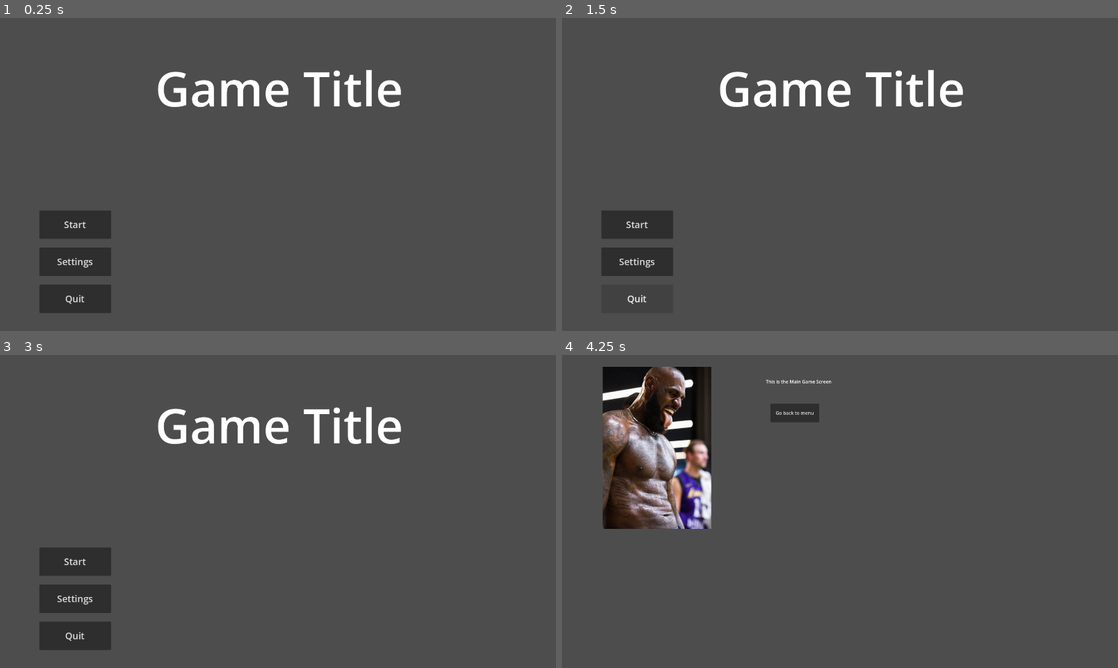
Above: before the commit, frames 1-4 (two rows, left to right).
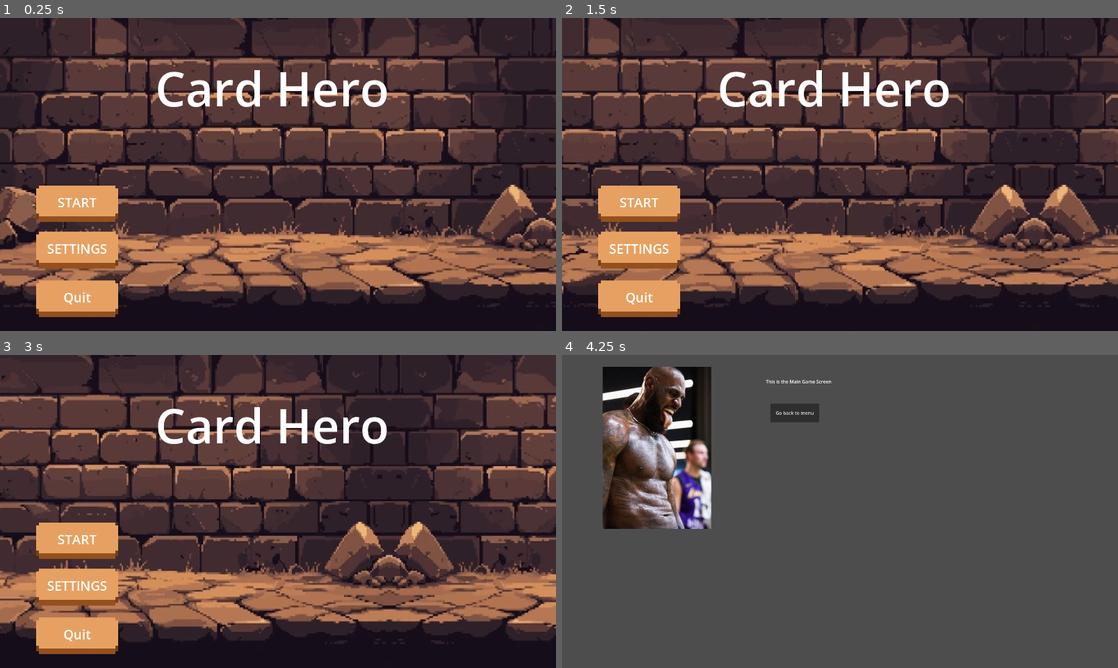
Above: after the commit, the same moments.

Repository: Rob-Cunanan/Game-Dev-Proj
Game: Godot game, scene res://Scenes/MainMenu.tscn
The game is run twice, just before and just after one commit, with the same random seed, the same clock (stepped at 60 frames per second) and the same inputs.
Inputs:
- Up to frame 1 (0.25 s): no input
- Up to frame 2 (1.5 s): click "Settings" (after the commit: "SETTINGS") at 0.5 s; click "Go back to menu" (after the commit: "BACK") at 1.25 s
- Up to frame 3 (3 s): click "Start" (after the commit: "START") at 2 s; click "Go back to menu" at 2.75 s
- Up to frame 4 (4.25 s): click "Start" (after the commit: "START") at 3.5 s

The runs differ from the first frame. In frame 1, 84% of the frame differs, in the area x 0-100%, y 0-100%; in frame 2, 84%; in frame 3, 84%; in frame 4, nothing differs.

Commit message:
MainMenu
Reworked Main Menu

Diff:
--- a/GameDevProject/Assets/Cards/Backgrounds/bg_uncommon.tres
+++ b/GameDevProject/Assets/Cards/Backgrounds/bg_uncommon.tres
@@ -1,7 +1,7 @@
 [gd_resource type="AtlasTexture" format=3 uid="uid://ch4x2f6t2wgdk"]
 
-[ext_resource type="Texture2D" uid="uid://cqm8y8ibc22kq" path="res://Assets/Cards/Backgrounds/pixelCardAssest_V01.png" id="1_xdhsq"]
+[ext_resource type="Texture2D" uid="uid://wh2rre1f1cv1" path="res://Assets/Cards/Backgrounds/pixelCardAssest_V01.png" id="1_xdhsq"]
 
 [resource]
 atlas = ExtResource("1_xdhsq")
-region = Rect2(366, 4, 100, 128)
+region = Rect2(372.64502, 11.695639, 88.21228, 114.930466)
--- a/GameDevProject/Scenes/MainMenu.tscn
+++ b/GameDevProject/Scenes/MainMenu.tscn
@@ -1,9 +1,26 @@
 [gd_scene format=3 uid="uid://4pqund3nukl7"]
 
 [ext_resource type="Script" uid="uid://lekjychlp37n" path="res://Scenes/main_menu.gd" id="1_tt5f1"]
+[ext_resource type="Texture2D" uid="uid://bu656nuvlelpo" path="res://Assets/ButtonUI/32x16 buttons blank Style 1/Orange (1).png" id="2_8saeu"]
+[ext_resource type="Shader" uid="uid://c6mnx6hc26tsx" path="res://Scenes/Scroll.gdshader" id="2_8um5k"]
+[ext_resource type="Texture2D" uid="uid://dko7p7jtni07a" path="res://Assets/bg/parallaxbg.png" id="3_8um5k"]
+[ext_resource type="Texture2D" uid="uid://dq74ehyorwrsp" path="res://Assets/ButtonUI/32x16 buttons blank Style 1/Orange (2).png" id="3_ghw46"]
+
+[sub_resource type="ShaderMaterial" id="ShaderMaterial_xim88"]
+shader = ExtResource("2_8um5k")
 
 [node name="MainMenu" type="Node2D" unique_id=604070256]
 script = ExtResource("1_tt5f1")
+
+[node name="TextureRect" type="TextureRect" parent="." unique_id=1436316270]
+show_behind_parent = true
+texture_filter = 1
+texture_repeat = 3
+material = SubResource("ShaderMaterial_xim88")
+offset_right = 1920.0
+offset_bottom = 1080.0
+texture = ExtResource("3_8um5k")
+expand_mode = 2
 
 [node name="Buttons" type="Control" parent="." unique_id=1003949432]
 layout_mode = 3
@@ -11,32 +28,71 @@
 offset_right = 40.0
 offset_bottom = 40.0
 
-[node name="Start" type="Button" parent="Buttons" unique_id=1292623660]
+[node name="Start" type="TextureButton" parent="Buttons" unique_id=1762972317]
+texture_filter = 1
 layout_mode = 0
-offset_left = 136.0
-offset_top = 664.0
-offset_right = 383.78
-offset_bottom = 762.125
-theme_override_font_sizes/font_size = 32
-text = "Start"
+offset_left = 104.0
+offset_top = 568.0
+offset_right = 429.0
+offset_bottom = 724.0
+texture_normal = ExtResource("2_8saeu")
+texture_pressed = ExtResource("3_ghw46")
+stretch_mode = 0
 
-[node name="Settings" type="Button" parent="Buttons" unique_id=909597436]
+[node name="Label" type="Label" parent="Buttons/Start" unique_id=752854410]
 layout_mode = 0
-offset_left = 136.0
-offset_top = 792.0
-offset_right = 383.78
-offset_bottom = 890.125
-theme_override_font_sizes/font_size = 32
-text = "Settings"
+offset_left = 18.0
+offset_top = 7.0
+offset_right = 307.0
+offset_bottom = 129.0
+theme_override_font_sizes/font_size = 45
+text = "START"
+horizontal_alignment = 1
+vertical_alignment = 1
 
-[node name="Quit" type="Button" parent="Buttons" unique_id=1495006134]
+[node name="Settings" type="TextureButton" parent="Buttons" unique_id=1996963829]
+texture_filter = 1
 layout_mode = 0
-offset_left = 136.0
-offset_top = 920.0
-offset_right = 383.78
-offset_bottom = 1018.125
-theme_override_font_sizes/font_size = 32
+offset_left = 104.0
+offset_top = 728.0
+offset_right = 429.0
+offset_bottom = 884.0
+texture_normal = ExtResource("2_8saeu")
+texture_pressed = ExtResource("3_ghw46")
+stretch_mode = 0
+
+[node name="Label" type="Label" parent="Buttons/Settings" unique_id=1229352702]
+layout_mode = 0
+offset_left = 18.0
+offset_top = 7.0
+offset_right = 307.0
+offset_bottom = 129.0
+theme_override_font_sizes/font_size = 45
+text = "SETTINGS"
+horizontal_alignment = 1
+vertical_alignment = 1
+
+[node name="Quit" type="TextureButton" parent="Buttons" unique_id=1101428767]
+texture_filter = 1
+layout_mode = 0
+offset_left = 104.0
+offset_top = 896.0
+offset_right = 429.0
+offset_bottom = 1052.0
+texture_normal = ExtResource("2_8saeu")
+texture_pressed = ExtResource("3_ghw46")
+stretch_mode = 0
+
+[node name="Label" type="Label" parent="Buttons/Quit" unique_id=933989714]
+layout_mode = 0
+offset_left = 18.0
+offset_top = 7.0
+offset_right = 307.0
+offset_bottom = 129.0
+theme_override_font_sizes/font_size = 45
 text = "Quit"
+horizontal_alignment = 1
+vertical_alignment = 1
 
 [node name="Label" type="Label" parent="." unique_id=262240292]
 offset_left = 536.0
@@ -44,7 +100,7 @@
 offset_right = 1312.0
 offset_bottom = 355.0
 theme_override_font_sizes/font_size = 165
-text = "Game Title"
+text = "Card Hero"
 
 [connection signal="pressed" from="Buttons/Start" to="." method="_on_start_pressed"]
 [connection signal="pressed" from="Buttons/Settings" to="." method="_on_settings_pressed"]
--- /dev/null
+++ b/GameDevProject/Scenes/Scroll.gdshader
@@ -0,0 +1,5 @@
+shader_type canvas_item;
+
+void vertex() {
+	UV.x += TIME * .1;
+}
--- a/GameDevProject/Scenes/Settings.tscn
+++ b/GameDevProject/Scenes/Settings.tscn
@@ -1,11 +1,51 @@
 [gd_scene format=3 uid="uid://c8l80emx6xhqg"]
 
 [ext_resource type="Script" uid="uid://bd2h8r00eiyer" path="res://Scenes/settings.gd" id="1_4hxq3"]
+[ext_resource type="Shader" uid="uid://c6mnx6hc26tsx" path="res://Scenes/Scroll.gdshader" id="2_yrknh"]
+[ext_resource type="Texture2D" uid="uid://dko7p7jtni07a" path="res://Assets/bg/parallaxbg.png" id="3_w1nw0"]
+[ext_resource type="Texture2D" uid="uid://bu656nuvlelpo" path="res://Assets/ButtonUI/32x16 buttons blank Style 1/Orange (1).png" id="4_mjqtt"]
+[ext_resource type="Texture2D" uid="uid://dq74ehyorwrsp" path="res://Assets/ButtonUI/32x16 buttons blank Style 1/Orange (2).png" id="5_ppjuv"]
+
+[sub_resource type="ShaderMaterial" id="ShaderMaterial_mjqtt"]
+shader = ExtResource("2_yrknh")
 
 [node name="Settings" type="Control" unique_id=501353160]
 layout_mode = 3
 anchors_preset = 0
 script = ExtResource("1_4hxq3")
+
+[node name="TextureRect" type="TextureRect" parent="." unique_id=981590496]
+show_behind_parent = true
+texture_filter = 1
+texture_repeat = 3
+material = SubResource("ShaderMaterial_mjqtt")
+layout_mode = 0
+offset_right = 1920.0
+offset_bottom = 1080.0
+texture = ExtResource("3_w1nw0")
+expand_mode = 2
+
+[node name="QUIT" type="TextureButton" parent="TextureRect" unique_id=524892652]
+texture_filter = 1
+layout_mode = 0
+offset_left = 72.0
+offset_top = 840.0
+offset_right = 397.0
+offset_bottom = 996.0
+texture_normal = ExtResource("4_mjqtt")
+texture_pressed = ExtResource("5_ppjuv")
+stretch_mode = 0
+
+[node name="Label" type="Label" parent="TextureRect/QUIT" unique_id=1907978144]
+layout_mode = 0
+offset_left = 18.0
+offset_top = 7.0
+offset_right = 307.0
+offset_bottom = 129.0
+theme_override_font_sizes/font_size = 45
+text = "BACK"
+horizontal_alignment = 1
+vertical_alignment = 1
 
 [node name="Volume" type="HSlider" parent="." unique_id=869889747]
 layout_mode = 0
@@ -13,6 +53,9 @@
 offset_top = 304.0
 offset_right = 944.0
 offset_bottom = 376.0
+max_value = 1.0
+step = 0.01
+value = 0.5
 
 [node name="Volume Label" type="Label" parent="." unique_id=2135638687]
 layout_mode = 0
@@ -37,15 +80,6 @@
 text = "Settings"
 vertical_alignment = 1
 autowrap_mode = 2
-
-[node name="Quit" type="Button" parent="." unique_id=784059456]
-layout_mode = 0
-offset_left = 72.0
-offset_top = 904.0
-offset_right = 344.0
-offset_bottom = 1024.0
-theme_override_font_sizes/font_size = 31
-text = "Go back to menu"
 
 [node name="Resolution" type="OptionButton" parent="." unique_id=661559428]
 layout_mode = 0
@@ -72,6 +106,6 @@
 vertical_alignment = 1
 autowrap_mode = 2
 
+[connection signal="pressed" from="TextureRect/QUIT" to="." method="_on_quit_pressed"]
 [connection signal="value_changed" from="Volume" to="." method="_on_volume_value_changed"]
-[connection signal="pressed" from="Quit" to="." method="_on_quit_pressed"]
 [connection signal="item_selected" from="Resolution" to="." method="_on_resolution_item_selected"]
--- /dev/null
+++ b/GameDevProject/Scenes/audiomanager.gd
@@ -0,0 +1,23 @@
+extends Node
+
+@onready var player = $AudioStreamPlayer
+
+var allowed_scenes = [
+	"MainMenu",
+	"Settings"
+]
+
+func _process(delta):
+	var scene = get_tree().current_scene
+
+	if scene == null:
+		return
+
+	var scene_name = scene.name
+
+	if scene_name in allowed_scenes:
+		if !player.playing:
+			player.play()
+	else:
+		if player.playing:
+			player.stop()
--- /dev/null
+++ b/GameDevProject/Scenes/audiomanager.tscn
@@ -0,0 +1,11 @@
+[gd_scene format=3 uid="uid://dte8pq4blcwvy"]
+
+[ext_resource type="AudioStream" uid="uid://hlqfcystg3ws" path="res://Assets/Audio/MainMenu.mp3" id="1_ejid4"]
+[ext_resource type="Script" uid="uid://cuouh1l8tvbju" path="res://Scenes/audiomanager.gd" id="1_vxda6"]
+
+[node name="Audiomanager" type="Node2D" unique_id=1494444752]
+script = ExtResource("1_vxda6")
+
+[node name="AudioStreamPlayer" type="AudioStreamPlayer" parent="." unique_id=335165314]
+stream = ExtResource("1_ejid4")
+parameters/looping = true
--- a/GameDevProject/Scenes/settings.gd
+++ b/GameDevProject/Scenes/settings.gd
@@ -1,23 +1,18 @@
 extends Control
 
+@onready var volume_slider = $Volume
 
-# Called when the node enters the scene tree for the first time.
 func _ready() -> void:
-	pass # Replace with function body.
+	volume_slider.value = db_to_linear(AudioServer.get_bus_volume_db(0))
 
-
-# Called every frame. 'delta' is the elapsed time since the previous frame.
 func _process(delta: float) -> void:
 	pass
-
 
 func _on_quit_pressed() -> void:
 	get_tree().change_scene_to_file("res://Scenes/MainMenu.tscn")
 
-
 func _on_volume_value_changed(value: float) -> void:
-	AudioServer.set_bus_volume_db(0, value)
-
+	AudioServer.set_bus_volume_db(0, linear_to_db(value))
 
 func _on_resolution_item_selected(index: int) -> void:
 	match index:
--- a/GameDevProject/project.godot
+++ b/GameDevProject/project.godot
@@ -10,10 +10,14 @@
 
 [application]
 
-config/name="New Game Project"
+config/name="Card Hero"
 run/main_scene="uid://4pqund3nukl7"
 config/features=PackedStringArray("4.6", "Forward Plus")
 config/icon="res://icon.svg"
+
+[autoload]
+
+Audiomanager="*uid://dte8pq4blcwvy"
 
 [display]
 
Not shown, added: GameDevProject/Assets/Audio/MainMenu.mp3.import
Binary file added: GameDevProject/Assets/ButtonUI/32x16 buttons blank Style 1/32x16 Button Frame.png
Not shown, added: GameDevProject/Assets/ButtonUI/32x16 buttons blank Style 1/32x16 Button Frame.png.import
Binary file added: GameDevProject/Assets/ButtonUI/32x16 buttons blank Style 1/32x16 Button SpriteSheet.png
Not shown, added: GameDevProject/Assets/ButtonUI/32x16 buttons blank Style 1/32x16 Button SpriteSheet.png.import
Binary file added: GameDevProject/Assets/ButtonUI/32x16 buttons blank Style 1/Blue (1).png
Not shown, added: GameDevProject/Assets/ButtonUI/32x16 buttons blank Style 1/Blue (1).png.import
Binary file added: GameDevProject/Assets/ButtonUI/32x16 buttons blank Style 1/Blue (2).png
Not shown, added: GameDevProject/Assets/ButtonUI/32x16 buttons blank Style 1/Blue (2).png.import
Binary file added: GameDevProject/Assets/ButtonUI/32x16 buttons blank Style 1/Green (1).png
Not shown, added: GameDevProject/Assets/ButtonUI/32x16 buttons blank Style 1/Green (1).png.import
Binary file added: GameDevProject/Assets/ButtonUI/32x16 buttons blank Style 1/Green (2).png
(and 31 more such lines)
